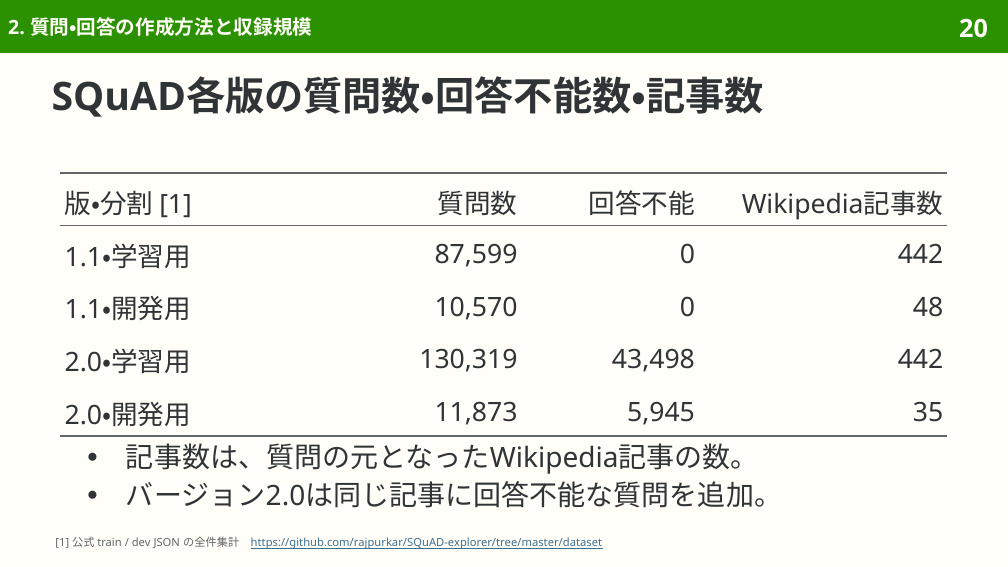
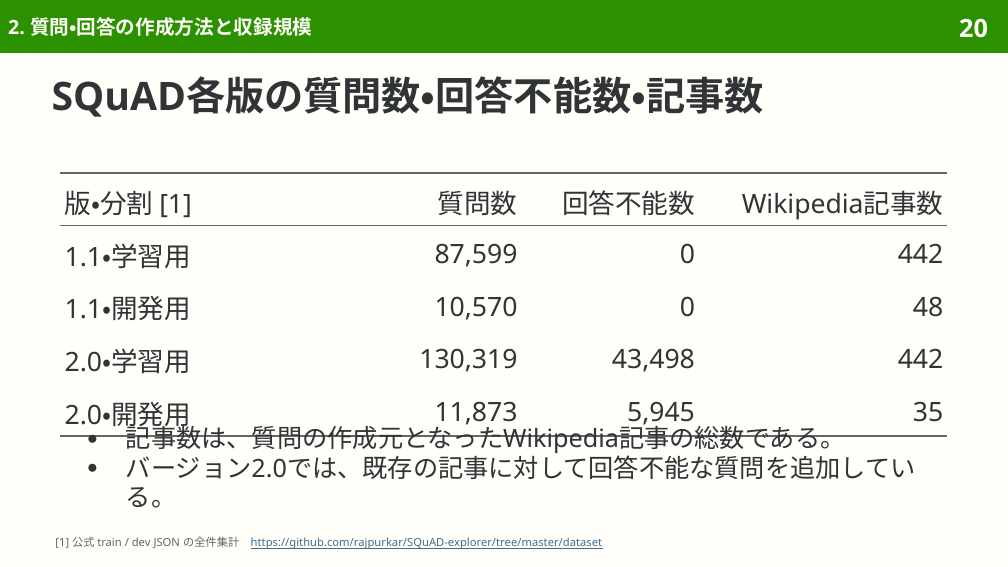
Before and after one commit to sasakiy84/datasets-in-10-minutes, a slide deck: slide 20 of slides/datasets-in-10-minutes-squad.pptx. Drawn at 1008x567 pixels with LibreOffice and Linux fonts; fonts in the diff are those of the drawing. Boxes give left, top, right and bottom in pixels: in the first picture for what was removed or moved away, otherwise in the second. Text is boxed around its words. In the diff, an @@ line names an element or a change of style, - is before the commit and + after.

```diff
--- a/slides/datasets-in-10-minutes-squad.pptx
+++ b/slides/datasets-in-10-minutes-squad.pptx
@@ table at <box>60,173,948,435</box> @@
-row 1, column 3: 回答不能
+row 1, column 3: 回答不能数
@@ text at <box>126,421,916,508</box>: text changed; size 20 to 18 pt @@
-● 記事数は、質問の元となったWikipedia記事の数。
-● バージョン2.0は同じ記事に回答不能な質問を追加。
+● 記事数は、質問の作成元となったWikipedia記事の総数である。
+● バージョン2.0では、既存の記事に対して回答不能な質問を追加している。
```
Also in this commit, not shown: 20 other slides changed, 7 other files.
